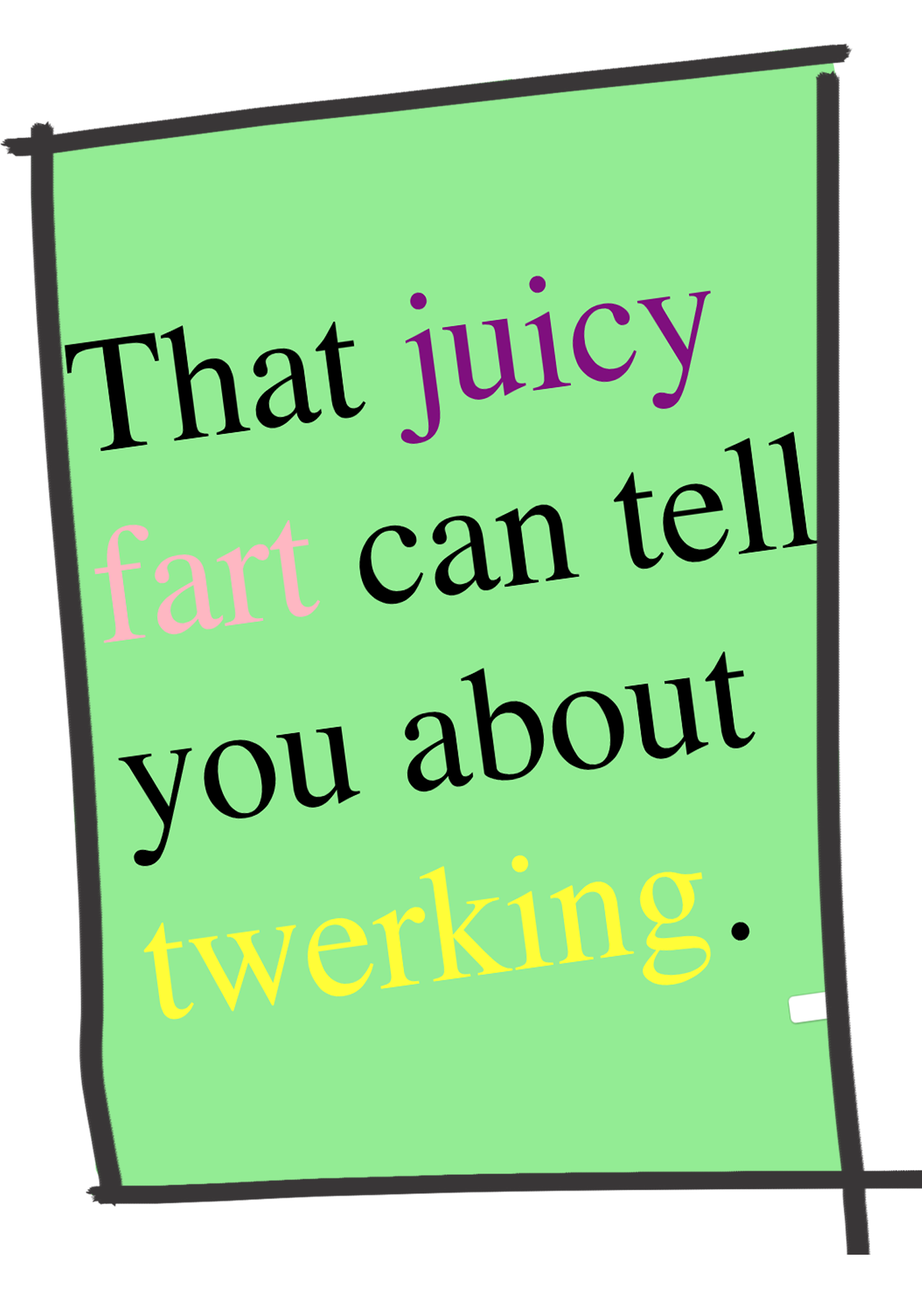
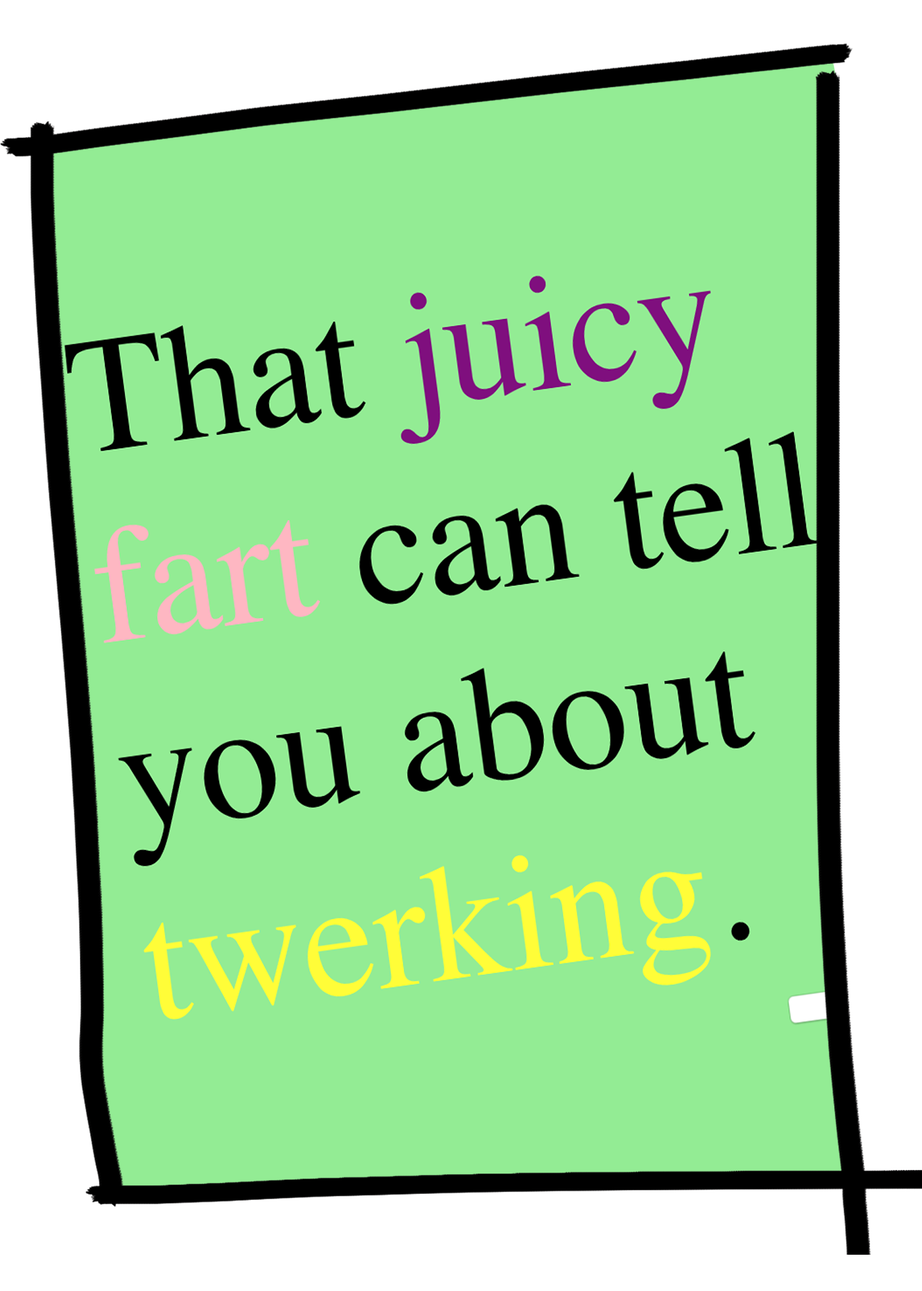
Comparing the layer stacks of the two 922x1291 images. Changes:
painted on "Layer 1" over left=0, top=43, right=922, bottom=1256
painted on "Layer 2" over left=72, top=47, right=841, bottom=1196
